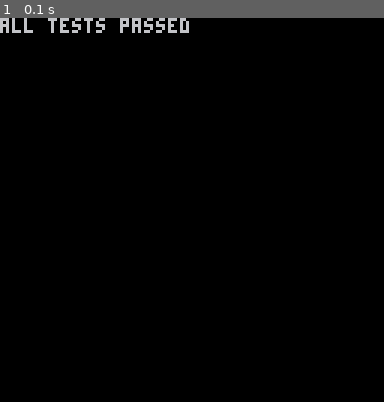
Above: before the commit, frame 1.
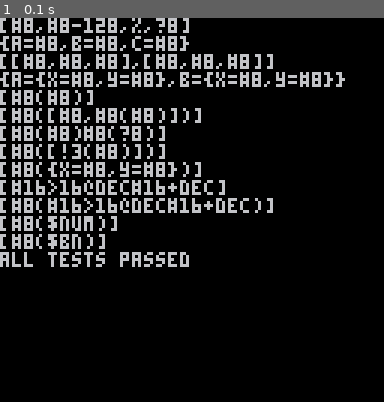
Above: after the commit, the same moment.

Repository: Werxzy/tab2bin
Game: PICO-8 cartridge tests.p8
Same seed, same stepped clock (60 frames per second), same inputs: the game is played once before the commit and once after it.
Inputs:
- Up to frame 1 (0.1 s): no input

The runs differ from the first frame. In frame 1, 12% of the frame differs, in the area x 0-90%, y 0-65%.

Commit message:
Changed # to also be evaluated forwards after being done backwards. Fixed situation where the second command in a group wasn't being read properly. Switched back to using >>> in tab2bin.

Diff:
--- a/tab2bin.lua
+++ b/tab2bin.lua
@@ -116,8 +116,7 @@
 				= tab_current[tab_i], ch, ch == "[" and 1 or ""
 
 		elseif ch == "]" or ch == "}" then
-			last_value, tab_current, tab_i, tab_type
-				= tab_current, unpack(deli(tab_stack))
+			tab_current, tab_i, tab_type = unpack(deli(tab_stack))
 
 		elseif ch == "," then
 			if tab_type == "[" then
@@ -134,7 +133,7 @@
 				if loop_stack_count == 0 then
 					if i ~= j and (not ch2 or char_non_modifier[ch2]) then
 						add(groups, sub(format, j, i-1))
-						j = i+1
+						j = i
 					end
 				end
 
@@ -171,12 +170,11 @@
 
 			-- proceed calculations per group
 			-- should only contain $#@%!?+-<> n and xyz
+			local value = write_value
 			for g in all(groups) do
-				local value = write_value
-
 				if g[1] == "#" then -- read things backwards to calculate the from the expected value
-					-- could potentially be merged with the other one
-					-- (Would need to read the first command to understand what value is being read)
+					value = write_value
+
 					local j = #g
 					while j > 0 do
 
@@ -193,6 +191,7 @@
 						if ch2 == "#" then -- write bits to be read later
 							-- if(type(value) ~= "number" or value & (1<<v)-1 ~= value) return false
 							if(type(value) ~= "number") return false
+							value &= (1<<v)-1 --
 							writer(value, v)
 
 						elseif ch2 == "@" then
@@ -206,65 +205,65 @@
 						elseif ch2 == ">" then
 							value <<= v
 						elseif ch2 == "<" then
-							value >>= v
+							value >>>= v
 
 						end
 
 						j -= 1
 					end
-
-				else
-					local j, last_value, g2 = 1, value
-
-					while j <= #g do
-
-						j, g2 = read_to_stopper(j, g)
-						local v = val(g2)
-
-						if ch == "%" then -- read 1 bit to bool
-							last_value = val(last_value and true or false)
-							writer(tonum(last_value), 1)
-						elseif ch == "!" then -- set last value to given
-							last_value = v
-
-						elseif ch == "@" then -- store last value
-							stored_values[g2] = last_value
-
-						elseif ch == "+" then -- add number
-							last_value += v
-						elseif ch == "-" then -- subtract
-							last_value -= v
-						elseif ch == ">" then -- shift right
-							last_value >>= v
-						elseif ch == "<" then -- shift left
-							last_value <<= v
-
-						elseif ch == "?" then -- read string data
-							-- assert(type(last_value) == "string", "expected string") -- might give more information
-							if(type(last_value) ~= "string") return false
-
-							writer(#last_value, v) -- write length
-							for i=1,#last_value do
-								writer(ord(last_value[i]) or 0, 8) -- write bytes
-							end
-							-- doesn't support #8+10@xyz?xyz
-
-						elseif  g[1] == "$" then -- subformat
-							local subf, result = subformat[g2]
-
-							if type(subf) == "string" then
-								result = tab2bin(last_value, writer, subf, subformat, stored_values)
-							elseif type(subf) == "function" then
-								result = subf(writer, last_value, stored_values)
-							end
-
-							if not result then
-								return false -- failed for some reason
-							end
-						end
-						j += 1
-					end
-				end
+					-- then write continue normally with the found values (mostly for @)
+				end
+
+				local j, g2 = 1
+
+				while j <= #g do
+					local ch = g[j]
+					j, g2 = read_to_stopper(j, g)
+					local v = val(g2)
+
+					if ch == "%" then -- read 1 bit to bool
+						value = val(value and true or false)
+						writer(tonum(value), 1)
+					elseif ch == "!" then -- set last value to given
+						value = v
+
+					elseif ch == "@" then -- store last value
+						stored_values[g2] = value
+
+					elseif ch == "+" then -- add number
+						value += v
+					elseif ch == "-" then -- subtract
+						value -= v
+					elseif ch == ">" then -- shift right
+						value >>>= v
+					elseif ch == "<" then -- shift left
+						value <<= v
+
+					elseif ch == "?" then -- read string data
+						-- assert(type(value) == "string", "expected string") -- might give more information
+						if(type(value) ~= "string") return false
+
+						writer(#value, v) -- write length
+						for i=1,#value do
+							writer(ord(value[i]) or 0, 8) -- write bytes
+						end
+						-- doesn't support #8+10@xyz?xyz
+
+					elseif  g[1] == "$" then -- subformat
+						local subf, result = subformat[g2]
+
+						if type(subf) == "string" then
+							result = tab2bin(value, writer, subf, subformat, stored_values)
+						elseif type(subf) == "function" then
+							result = subf(writer, value, stored_values)
+						end
+
+						if not result then
+							return false -- failed for some reason
+						end
+					end
+				end
+
 			end
 
 			if firstloop then -- pop loop if tab2bin was in one
--- a/tests.p8
+++ b/tests.p8
@@ -51,6 +51,7 @@
 assert(equal(tab,tab))
 
 function test(format, tab, subformat2bin, subformat2tab)
+    print(format)
     tab2bin(tab, 0x8000, format, subformat2bin)
     local tab2 = bin2tab(0x8000, format, subformat2tab or subformat2bin)
     if not equal(tab, tab2) then
@@ -98,6 +99,18 @@
     {{x=100,y=200},{x=5,y=6}}
 ))
 
+assert(test(
+    "[#16>16@dec#16+dec]",
+    {0x1234.5678}
+    -- {1,-1,0.5,-0.5, 0xf0f0.0f0f, 0x1234.5678}
+))
+
+assert(test(
+    "[#8(#16>16@dec#16+dec)]",
+    {1,-1,0.5,-0.5, 0xf0f0.0f0f, 0x1234.5678}
+    -- {1,-1,0.5,-0.5, 0xf0f0.0f0f, 0x1234.5678}
+))
+
 
 assert(test(
     "[#8($num)]",
